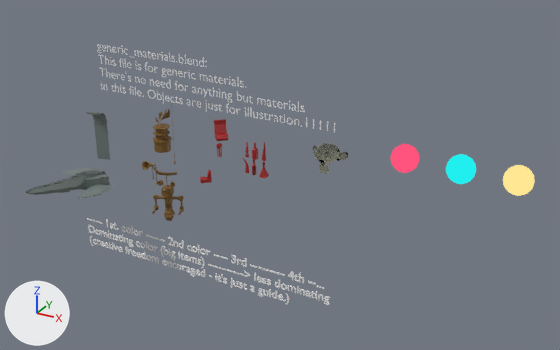
What one commit did to the Blender file blend/generic_materials.blend.
Camera for both pictures: a camera (50 mm lens) standing at (37.1, -42.8, 19.5) and looking at (13.4, 0.4, -2.0). Lighting does not change. The marker at lower left points along +X, +Y and +Z.
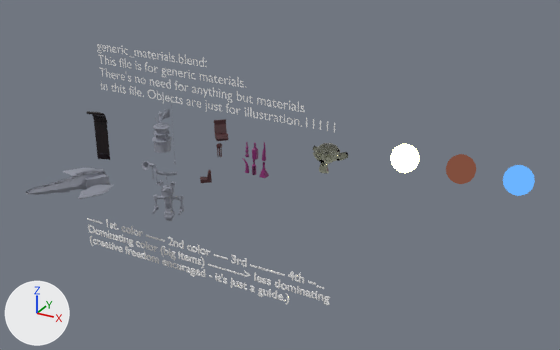
Changed parts and their boxes (x1, y1, x2, y2) in the pictures (560 x 350 px):
'Wings', recoloured
    both: (26, 168, 113, 199)
'Sphere.002', recoloured (yellow to blue)
    both: (503, 165, 535, 196)
'Sphere.001', recoloured (cyan to brown)
    both: (446, 154, 476, 184)
'Sphere', recoloured (red to white)
    both: (390, 144, 420, 173)
'Wall Segment - One Unit', recoloured (grey to black)
    both: (86, 111, 110, 160)
'Circle.004', recoloured (brown to grey)
    both: (152, 185, 184, 221)
'Cylinder', recoloured (brown to grey)
    both: (152, 123, 172, 153)
'Chair', recoloured (red to brown)
    both: (214, 119, 228, 141)
'Chair small', recoloured
    both: (200, 170, 212, 183)
'Bottle 6', recoloured
    both: (259, 162, 269, 178)
'horn', recoloured
    both: (142, 161, 157, 170)
'BezierCurve', recoloured
    both: (156, 109, 170, 124)
'Bottle 4', recoloured
    both: (252, 144, 258, 160)
'Bar Stool', recoloured
    both: (216, 143, 222, 157)
'Plane.002', recoloured
    both: (244, 159, 249, 173)
'Bottle 5', recoloured
    both: (245, 143, 249, 157)
'Bottle.001', recoloured
    both: (252, 160, 256, 175)
'Plane.001', recoloured
    both: (155, 129, 168, 135)
'Plane', recoloured
    both: (156, 135, 168, 141)
'key', recoloured
    both: (153, 167, 176, 174)
'Tatooine Wiskey (0-00-00-00)', recoloured
    both: (252, 152, 256, 158)
'key.006', recoloured
    both: (155, 170, 177, 174)
'key.007', recoloured
    both: (155, 171, 177, 175)

Diff of the bpy script that builds the scene:
```diff
--- a/blend/generic_materials.blend.py
+++ b/blend/generic_materials.blend.py
@@ ng_palette_node_from_purple_scene_9_color @@
+ng_palette_node_from_purple_scene_9_color = bpy.data.node_groups.new('palette_node.from_purple_scene.9_color', 'ShaderNodeTree')
+# nodes: BsdfPrincipled, HueSaturation, RGB
+# colours: beige #decb91, pink #eb6087, blue #56cbfe, brown #412226, purple #7e2166, black #191014, blue #68769f, blue #6bb4ff
@@ mat_1_light @@
 n0 = _N.new('ShaderNodeOutputMaterial'); n0.name = 'Material Output'
-n1 = _N.new('ShaderNodeGroup'); n1.name = 'Group.001'
-n1.node_tree = ng_palette_node_first_proposal
 n2 = _N.new('ShaderNodeEmission'); n2.name = 'Emission'
+n2.inputs[1].default_value = 10.0  # 'Strength'
+n3 = _N.new('ShaderNodeGroup'); n3.name = 'Group.003'
+n3.node_tree = ng_palette_node_from_purple_scene_9_color
 _L.new(n2.outputs[0], n0.inputs[0])  # 'Emission' to 'Surface'
-_L.new(n1.outputs[3], n2.inputs[0])  # '1_light' to 'Color'
+_L.new(n3.outputs[4], n2.inputs[0])  # '1_light' to 'Color'
@@ mat_2_light @@
 n0 = _N.new('ShaderNodeOutputMaterial'); n0.name = 'Material Output'
-n1 = _N.new('ShaderNodeGroup'); n1.name = 'Group.001'
-n1.node_tree = ng_palette_node_first_proposal
 n2 = _N.new('ShaderNodeEmission'); n2.name = 'Emission'
+n2.inputs[1].default_value = 0.3  # 'Strength'
+n3 = _N.new('ShaderNodeGroup'); n3.name = 'Group.003'
+n3.node_tree = ng_palette_node_from_purple_scene_9_color
 _L.new(n2.outputs[0], n0.inputs[0])  # 'Emission' to 'Surface'
-_L.new(n1.outputs[4], n2.inputs[0])  # '2_light' to 'Color'
+_L.new(n3.outputs[5], n2.inputs[0])  # '2_light' to 'Color'
@@ mat_3_light @@
 n1 = _N.new('ShaderNodeEmission'); n1.name = 'Emission'
-n2 = _N.new('ShaderNodeGroup'); n2.name = 'Group.001'
-n2.node_tree = ng_palette_node_first_proposal
+n3 = _N.new('ShaderNodeGroup'); n3.name = 'Group.003'
+n3.node_tree = ng_palette_node_from_purple_scene_9_color
 _L.new(n1.outputs[0], n0.inputs[0])  # 'Emission' to 'Surface'
-_L.new(n2.outputs[5], n1.inputs[0])  # '3_light' to 'Color'
+_L.new(n3.outputs[6], n1.inputs[0])  # '3_light' to 'Color'
@@ mat_1st__dominating_color @@
 _N = mat_1st__dominating_color.node_tree.nodes; _L = mat_1st__dominating_color.node_tree.links
-n0 = _N.new('ShaderNodeBsdfPrincipled'); n0.name = 'Principled BSDF'
-n0.distribution = 'GGX'
-n0.subsurface_method = 'BURLEY'
-n0.inputs[2].default_value = 0.0  # 'Roughness'
 n1 = _N.new('ShaderNodeOutputMaterial'); n1.name = 'Material Output'
-n2 = _N.new('ShaderNodeGroup'); n2.name = 'Group.001'
-n2.node_tree = ng_palette_node_first_proposal
-_L.new(n0.outputs[0], n1.inputs[0])  # 'BSDF' to 'Surface'
-_L.new(n2.outputs[0], n0.inputs[0])  # '1_color' to 'Base Color'
+n3 = _N.new('ShaderNodeGroup'); n3.name = 'Group.003'
+n3.node_tree = ng_palette_node_from_purple_scene_9_color
+_L.new(n3.outputs[1], n1.inputs[0])  # 'wall' to 'Surface'
@@ mat_3rd @@
 _N = mat_3rd.node_tree.nodes; _L = mat_3rd.node_tree.links
-n0 = _N.new('ShaderNodeBsdfPrincipled'); n0.name = 'Principled BSDF'
-n0.distribution = 'GGX'
-n0.subsurface_method = 'BURLEY'
 n1 = _N.new('ShaderNodeOutputMaterial'); n1.name = 'Material Output'
-n2 = _N.new('ShaderNodeGroup'); n2.name = 'Group.001'
-n2.node_tree = ng_palette_node_first_proposal
-_L.new(n0.outputs[0], n1.inputs[0])  # 'BSDF' to 'Surface'
-_L.new(n2.outputs[2], n0.inputs[0])  # '3_color' to 'Base Color'
+n3 = _N.new('ShaderNodeGroup'); n3.name = 'Group.003'
+n3.node_tree = ng_palette_node_from_purple_scene_9_color
+_L.new(n3.outputs[2], n1.inputs[0])  # 'furniture' to 'Surface'
@@ mat_2nd @@
 _N = mat_2nd.node_tree.nodes; _L = mat_2nd.node_tree.links
-n0 = _N.new('ShaderNodeBsdfPrincipled'); n0.name = 'Principled BSDF'
-n0.distribution = 'GGX'
-n0.subsurface_method = 'BURLEY'
-n0.inputs[2].default_value = 0.504  # 'Roughness'
 n1 = _N.new('ShaderNodeOutputMaterial'); n1.name = 'Material Output'
-n2 = _N.new('ShaderNodeGroup'); n2.name = 'Group.001'
-n2.node_tree = ng_palette_node_first_proposal
-_L.new(n0.outputs[0], n1.inputs[0])  # 'BSDF' to 'Surface'
-_L.new(n2.outputs[1], n0.inputs[0])  # '2_color' to 'Base Color'
+n3 = _N.new('ShaderNodeGroup'); n3.name = 'Group.003'
+n3.node_tree = ng_palette_node_from_purple_scene_9_color
+_L.new(n3.outputs[1], n1.inputs[0])  # 'wall' to 'Surface'
@@ mat_4th @@
 n0 = _N.new('ShaderNodeOutputMaterial'); n0.name = 'Material Output'
-n1 = _N.new('ShaderNodeBsdfPrincipled'); n1.name = 'Principled BSDF'
-n1.distribution = 'GGX'
-n1.subsurface_method = 'BURLEY'
-n2 = _N.new('ShaderNodeGroup'); n2.name = 'Group.001'
-n2.node_tree = ng_palette_node_first_proposal
-_L.new(n1.outputs[0], n0.inputs[0])  # 'BSDF' to 'Surface'
-_L.new(n2.outputs[2], n1.inputs[0])  # '3_color' to 'Base Color'
+n3 = _N.new('ShaderNodeGroup'); n3.name = 'Group.003'
+n3.node_tree = ng_palette_node_from_purple_scene_9_color
+_L.new(n3.outputs[3], n0.inputs[0])  # 'prop' to 'Surface'
@@ mat_5th @@
+mat_5th = bpy.data.materials.new('5th')
+mat_5th.use_nodes = True; mat_5th.node_tree.nodes.clear()
+_N = mat_5th.node_tree.nodes; _L = mat_5th.node_tree.links
+n0 = _N.new('ShaderNodeOutputMaterial'); n0.name = 'Material Output'
+n1 = _N.new('ShaderNodeGroup'); n1.name = 'Group.003'
+n1.node_tree = ng_palette_node_from_purple_scene_9_color
+_L.new(n1.outputs[0], n0.inputs[0])  # 'floor' to 'Surface'
@@ me_wall_one_unit @@
 me_wall_one_unit.from_pydata(...)  # 65 vertices, 49 faces; spans x 0.0..1.0, y 0.0..4.1, z -0.1..1.12
-me_wall_one_unit.materials.append(mat_1st__dominating_color)
+me_wall_one_unit.materials.append(mat_5th)
```
